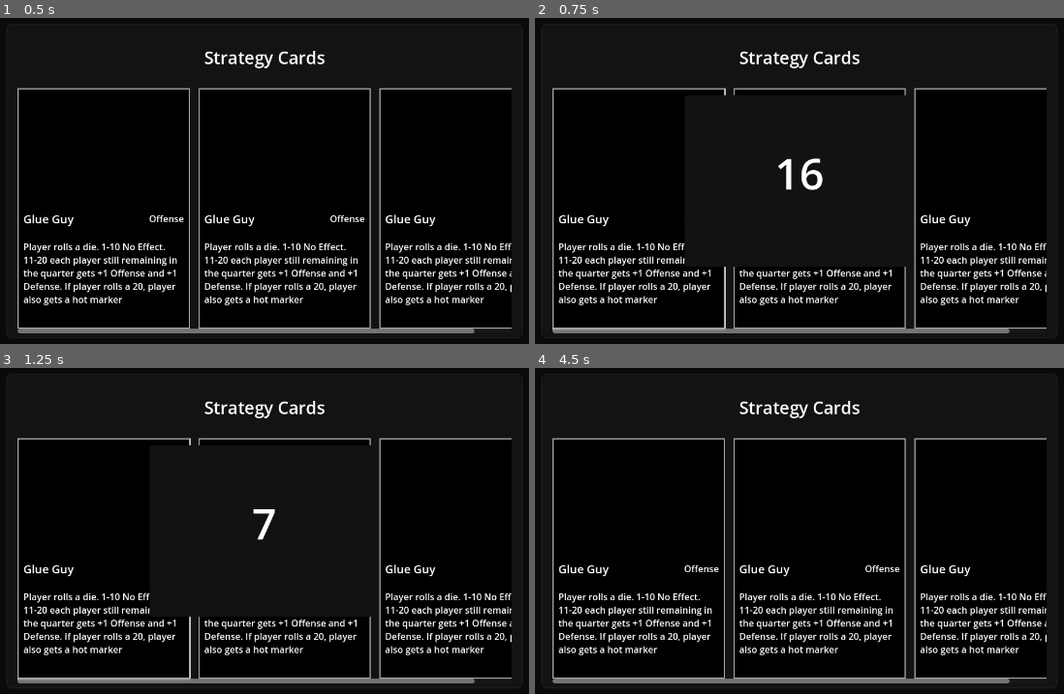
Above: before the commit, frames 1-4 (two rows, left to right).
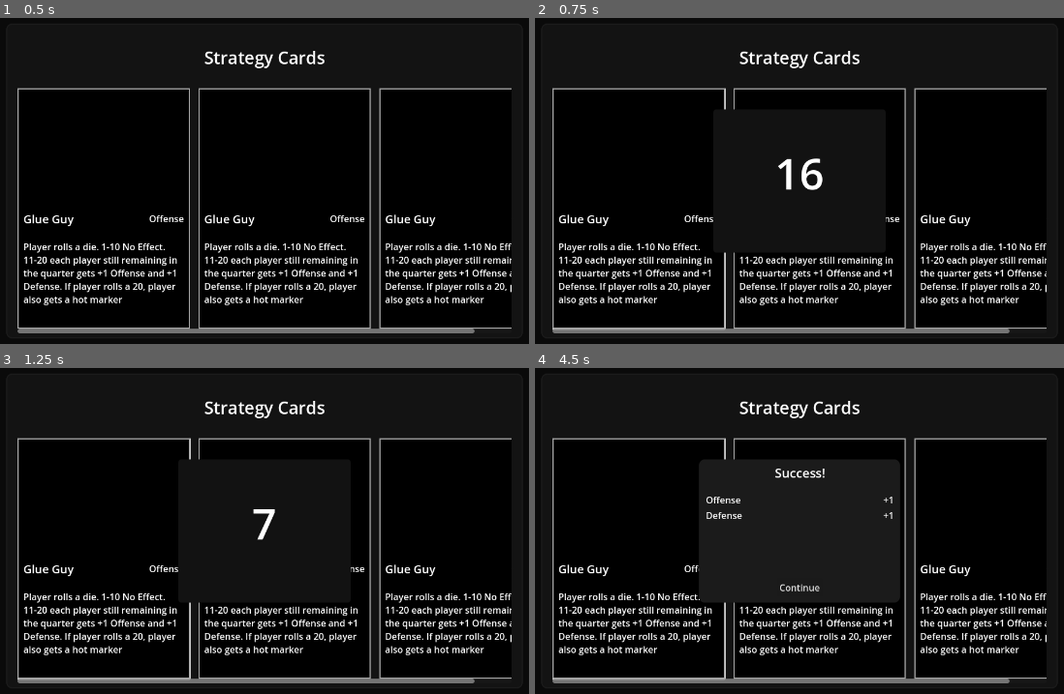
Above: after the commit, the same moments.

Repository: david8zhang/basketball-card-game
Game: Godot game, scene res://prefabs/StrategyCardSelector.tscn
Two runs of this game, one before a commit and one after it. Both use one fixed random seed, a clock stepped at 60 frames per second and the inputs below. This scene is started directly instead of the project's main scene.
Inputs (mouse positions are in pixels of both pictures, inside the frame that each line leads up to):
- Up to frame 1 (0.5 s): no input
- Up to frame 2 (0.75 s): click (640, 207) at 0.52 s
- Up to frame 3 (1.25 s): no input
- Up to frame 4 (4.5 s): click (640, 557) at 1.27 s; click "Continue" at 2 s; click "Continue" at 2.75 s; click (640, 557) at 3.52 s; click "Continue" at 4.25 s

Frame 1 is identical in both runs. In frame 2, 0.7% of the frame differs, in the area x 28-71%, y 23-77%; in frame 3, 0.7%; in frame 4, 16%, in the area x 3-69%, y 21-96%.
Error before the commit: Parse Error: Cannot call the parent class' virtual function "_init()" because it hasn't been defined. (res://scripts/strategy/bonus/StatBonus.gd:8)

Commit message:
added window showing bonuses gained from using strategy card

Diff:
--- a/prefabs/DiceRoll.tscn
+++ b/prefabs/DiceRoll.tscn
@@ -10,16 +10,16 @@
 corner_radius_bottom_left = 5
 
 [node name="DiceRoll" type="Panel"]
-custom_minimum_size = Vector2(400, 250)
+custom_minimum_size = Vector2(300, 250)
 anchors_preset = 8
 anchor_left = 0.5
 anchor_top = 0.5
 anchor_right = 0.5
 anchor_bottom = 0.5
-offset_left = -200.0
-offset_top = -150.0
-offset_right = 200.0
-offset_bottom = 150.0
+offset_left = -150.0
+offset_top = -125.0
+offset_right = 150.0
+offset_bottom = 125.0
 grow_horizontal = 2
 grow_vertical = 2
 theme_override_styles/panel = SubResource("StyleBoxFlat_hdwtr")
--- /dev/null
+++ b/prefabs/StrategyBonuses.tscn
@@ -0,0 +1,83 @@
+[gd_scene load_steps=4 format=3 uid="uid://bd3rgepkydr13"]
+
+[ext_resource type="Script" path="res://scripts/StrategyBonuses.gd" id="1_d5bmw"]
+[ext_resource type="PackedScene" uid="uid://ekv035bqgb2t" path="res://prefabs/StrategyCardBonusLine.tscn" id="1_u20yr"]
+
+[sub_resource type="StyleBoxFlat" id="StyleBoxFlat_ppgr5"]
+bg_color = Color(0.105882, 0.105882, 0.105882, 1)
+corner_radius_top_left = 10
+corner_radius_top_right = 10
+corner_radius_bottom_right = 10
+corner_radius_bottom_left = 10
+
+[node name="StrategyBonuses" type="Panel"]
+custom_minimum_size = Vector2(350, 250)
+anchors_preset = 8
+anchor_left = 0.5
+anchor_top = 0.5
+anchor_right = 0.5
+anchor_bottom = 0.5
+offset_left = -175.0
+offset_top = -125.0
+offset_right = 175.0
+offset_bottom = 125.0
+grow_horizontal = 2
+grow_vertical = 2
+theme_override_styles/panel = SubResource("StyleBoxFlat_ppgr5")
+script = ExtResource("1_d5bmw")
+strategy_bonus_line_scene = ExtResource("1_u20yr")
+
+[node name="Label" type="Label" parent="."]
+layout_mode = 1
+anchors_preset = 5
+anchor_left = 0.5
+anchor_right = 0.5
+offset_left = -174.0
+offset_top = 8.0
+offset_right = 176.0
+offset_bottom = 42.0
+grow_horizontal = 2
+theme_override_font_sizes/font_size = 22
+text = "Success!"
+horizontal_alignment = 1
+
+[node name="MarginContainer" type="MarginContainer" parent="."]
+layout_mode = 1
+anchors_preset = 8
+anchor_left = 0.5
+anchor_top = 0.5
+anchor_right = 0.5
+anchor_bottom = 0.5
+offset_left = -173.0
+offset_top = -76.0
+offset_right = 175.0
+offset_bottom = 72.0
+grow_horizontal = 2
+grow_vertical = 2
+theme_override_constants/margin_left = 10
+theme_override_constants/margin_top = 10
+theme_override_constants/margin_right = 10
+theme_override_constants/margin_bottom = 10
+
+[node name="ScrollContainer" type="ScrollContainer" parent="MarginContainer"]
+layout_mode = 2
+horizontal_scroll_mode = 0
+
+[node name="VBoxContainer" type="VBoxContainer" parent="MarginContainer/ScrollContainer"]
+layout_mode = 2
+size_flags_horizontal = 3
+
+[node name="Button" type="Button" parent="."]
+layout_mode = 1
+anchors_preset = 7
+anchor_left = 0.5
+anchor_top = 1.0
+anchor_right = 0.5
+anchor_bottom = 1.0
+offset_left = -39.5
+offset_top = -42.0
+offset_right = 39.5
+offset_bottom = -11.0
+grow_horizontal = 2
+grow_vertical = 0
+text = "Continue"
--- /dev/null
+++ b/prefabs/StrategyCardBonusLine.tscn
@@ -0,0 +1,27 @@
+[gd_scene load_steps=2 format=3 uid="uid://ekv035bqgb2t"]
+
+[ext_resource type="Script" path="res://scripts/StrategyCardBonusLine.gd" id="1_8kgx8"]
+
+[node name="StrategyCardBonusLine" type="HBoxContainer"]
+anchors_preset = 14
+anchor_top = 0.5
+anchor_right = 1.0
+anchor_bottom = 0.5
+offset_top = -13.0
+offset_bottom = 13.0
+grow_horizontal = 2
+grow_vertical = 2
+size_flags_horizontal = 3
+script = ExtResource("1_8kgx8")
+
+[node name="Attribute" type="Label" parent="."]
+layout_mode = 2
+text = "Roll Bonus"
+
+[node name="Control" type="Control" parent="."]
+layout_mode = 2
+size_flags_horizontal = 3
+
+[node name="BonusAmount" type="Label" parent="."]
+layout_mode = 2
+text = "+2"
--- a/prefabs/StrategyCardSelector.tscn
+++ b/prefabs/StrategyCardSelector.tscn
@@ -1,8 +1,9 @@
-[gd_scene load_steps=7 format=3 uid="uid://ujdwrbx0pr12"]
+[gd_scene load_steps=8 format=3 uid="uid://ujdwrbx0pr12"]
 
 [ext_resource type="PackedScene" uid="uid://bi2ksw8anhd4v" path="res://prefabs/StrategyCard.tscn" id="1_03tvw"]
 [ext_resource type="Script" path="res://scripts/StrategyCardSelector.gd" id="1_xpjc8"]
 [ext_resource type="PackedScene" uid="uid://dwpw7m7anqr3m" path="res://prefabs/DiceRoll.tscn" id="3_lx3xh"]
+[ext_resource type="PackedScene" uid="uid://bd3rgepkydr13" path="res://prefabs/StrategyBonuses.tscn" id="4_eeguo"]
 
 [sub_resource type="StyleBoxFlat" id="StyleBoxFlat_8slut"]
 bg_color = Color(0.552941, 0.552941, 0.552941, 1)
@@ -38,6 +39,7 @@
 script = ExtResource("1_xpjc8")
 strategy_card_scene = ExtResource("1_03tvw")
 dice_roll_scene = ExtResource("3_lx3xh")
+strategy_bonuses_scene = ExtResource("4_eeguo")
 
 [node name="CloseButton" type="Button" parent="."]
 custom_minimum_size = Vector2(1350, 900)
--- a/resources/strategy/GlueGuy.tres
+++ b/resources/strategy/GlueGuy.tres
@@ -22,7 +22,7 @@
 script = ExtResource("2_wdto3")
 marker_type = 0
 num_markers = 1
-bonus_type = 0
+bonus_type = 3
 
 [sub_resource type="Resource" id="Resource_fljrd"]
 script = ExtResource("1_yp0c8")
--- /dev/null
+++ b/scripts/StrategyBonuses.gd
@@ -0,0 +1,19 @@
+class_name StrategyBonuses
+extends Panel
+
+@export var strategy_bonus_line_scene: PackedScene
+@onready var container = $MarginContainer/ScrollContainer/VBoxContainer
+@onready var continue_button = $Button
+
+signal on_close
+
+func _ready():
+	continue_button.pressed.connect(handle_close)
+
+func add_bonus_line(attr_name: String, bonus_amt: int):
+	var strategy_bonus_line = strategy_bonus_line_scene.instantiate() as StrategyCardBonusLine
+	container.add_child(strategy_bonus_line)
+	strategy_bonus_line.setup(attr_name, bonus_amt)
+
+func handle_close():
+	on_close.emit()
--- /dev/null
+++ b/scripts/StrategyCardBonusLine.gd
@@ -0,0 +1,9 @@
+class_name StrategyCardBonusLine
+extends HBoxContainer
+
+@onready var attribute_label = $Attribute as Label
+@onready var bonus_amount_label = $BonusAmount as Label
+
+func setup(attr_name: String, bonus_amt: int):
+	attribute_label.text = attr_name
+	bonus_amount_label.text = "+" + str(bonus_amt)
--- a/scripts/StrategyCardSelector.gd
+++ b/scripts/StrategyCardSelector.gd
@@ -3,10 +3,12 @@
 
 @export var strategy_card_scene: PackedScene
 @export var dice_roll_scene: PackedScene
+@export var strategy_bonuses_scene: PackedScene
 
 @onready var card_container: HBoxContainer = $MarginContainer/VBoxContainer/ScrollContainer/HBoxContainer
 @onready var close_button: Button = $CloseButton
 
+var strategy_bonuses: StrategyBonuses
 var off_player: BallPlayerCard
 var def_player: BallPlayerCard
 var matchup_container: MatchupContainer
@@ -23,90 +25,88 @@
 signal on_br_finished
 
 func _init():
-	for file_name in DirAccess.get_files_at("res://resources/strategy"):
-		if (file_name.get_extension() == "tres"):
-			var strategy_card_config = load("res://resources/strategy/" + file_name) as StrategyCardConfig
-			all_strategy_card_configs.append(strategy_card_config)
-	# on_cr_finished.connect(handle_cr_finished)
-	# on_br_finished.connect(handle_br_finished)
+  for file_name in DirAccess.get_files_at("res://resources/strategy"):
+    if file_name.get_extension() == "tres":
+      var strategy_card_config = load("res://resources/strategy/" + file_name) as StrategyCardConfig
+      all_strategy_card_configs.append(strategy_card_config)
 
 func _ready():
-	close_button.pressed.connect(on_close_selector)
-	for i in range(0, NUM_STRATEGY_CARDS):
-		var strategy_card = strategy_card_scene.instantiate() as StrategyCard
-		var random_config = all_strategy_card_configs.pick_random()
-		strategy_card.strategy_card_config = random_config
-		strategy_card.on_card_selected.connect(select_strategy_card)
-		card_container.add_child(strategy_card)
+  close_button.pressed.connect(on_close_selector)
+  for i in range(0, NUM_STRATEGY_CARDS):
+    var strategy_card = strategy_card_scene.instantiate() as StrategyCard
+    var random_config = all_strategy_card_configs.pick_random()
+    strategy_card.strategy_card_config = random_config
+    strategy_card.on_card_selected.connect(select_strategy_card)
+    card_container.add_child(strategy_card)
 
 func select_strategy_card(sc: StrategyCard):
-	selected_strategy_card = sc
-	sc.strategy_card_config.process(off_player, def_player)
-	node_results = sc.strategy_card_config.blackboard.node_results as Array[StrategyCardNode.NodeResult]
-	process_curr_node_result()
-
-# func handle_cbr_finished():
-# 	if curr_cb_result_to_process_idx == cb_results.size() - 1:
-# 		print("Finished processing all condition bonus results!")
-# 		on_close.emit()
-# 	else:
-# 		curr_cb_result_to_process_idx += 1
-# 		process_curr_cb_result()
+  selected_strategy_card = sc
+  sc.strategy_card_config.process(off_player, def_player)
+  node_results = sc.strategy_card_config.blackboard.node_results as Array[StrategyCardNode.NodeResult]
+  process_curr_node_result()
 
 func process_curr_node_result():
-	if curr_node_result_to_process_idx > node_results.size() - 1:
-		return
-	var curr_node_result = node_results[curr_node_result_to_process_idx] as StrategyCardNode.NodeResult
-	if curr_node_result.node_ref.node_type == StrategyCardNode.NodeType.BONUS:
-		print("Processing bonus")
-		pass
-	elif curr_node_result.node_ref.node_type == StrategyCardNode.NodeType.ACTION:
-		process_action_node_result(curr_node_result)
-	else:
-		curr_node_result_to_process_idx += 1
-		process_curr_node_result()
+  if curr_node_result_to_process_idx > node_results.size() - 1:
+    return
+  var curr_node_result = node_results[curr_node_result_to_process_idx] as StrategyCardNode.NodeResult
+  if curr_node_result.node_ref.node_type == StrategyCardNode.NodeType.BONUS:
+    process_bonus_node_result(curr_node_result)
+  elif curr_node_result.node_ref.node_type == StrategyCardNode.NodeType.ACTION:
+    process_action_node_result(curr_node_result)
+  else:
+    curr_node_result_to_process_idx += 1
+    process_curr_node_result()
+
+func process_bonus_node_result(curr_node_result):
+  var node = curr_node_result.node_ref as StrategyCardBonusNode
+  if strategy_bonuses == null:
+    strategy_bonuses = strategy_bonuses_scene.instantiate() as StrategyBonuses
+    add_child(strategy_bonuses)
+    var callable = Callable(self, "apply_bonuses")
+    strategy_bonuses.on_close.connect(callable)
+  match (node.bonus_type):
+    StrategyCardBonusNode.BonusType.STAT:
+      var stat_bonus = node as StatBonus
+      if stat_bonus.off_bonus_amount > 0:
+        strategy_bonuses.add_bonus_line("Offense", stat_bonus.off_bonus_amount)
+      if stat_bonus.def_bonus_amount > 0:
+        strategy_bonuses.add_bonus_line("Defense", stat_bonus.def_bonus_amount)
+    StrategyCardBonusNode.BonusType.MARKER:
+      var marker_bonus = node as MarkerBonus
+      match (marker_bonus.marker_type):
+        MarkerBonus.MarkerType.HOT_ON_OFF:
+          strategy_bonuses.add_bonus_line("Hot markers (off)", marker_bonus.num_markers)
+        MarkerBonus.MarkerType.COLD_ON_OFF:
+          strategy_bonuses.add_bonus_line("Cold markers (off)", marker_bonus.num_markers)
+        MarkerBonus.MarkerType.HOT_ON_DEF:
+          strategy_bonuses.add_bonus_line("Hot markers (def)", marker_bonus.num_markers)
+        MarkerBonus.MarkerType.COLD_ON_DEF:
+          strategy_bonuses.add_bonus_line("Cold markers (def)", marker_bonus.num_markers)
+  curr_node_result_to_process_idx += 1
+  process_curr_node_result()
+
+func apply_bonuses():
+  pass
 
 func process_action_node_result(curr_node_result: StrategyCardNode.NodeResult):
-	var node = curr_node_result.node_ref as StrategyCardActionNode
-	match (node.action_type):
-		StrategyCardActionNode.ActionType.ROLL_DICE:
-			var roll_dice_action = node as RollDiceAction
-			show_dice_roll(roll_dice_action)
+  var node = curr_node_result.node_ref as StrategyCardActionNode
+  match (node.action_type):
+    StrategyCardActionNode.ActionType.ROLL_DICE:
+      var roll_dice_action = node as RollDiceAction
+      show_dice_roll(roll_dice_action)
 
 func show_dice_roll_result(dice_roll_window: DiceRoll):
-	dice_roll_window.queue_free()
-	curr_node_result_to_process_idx += 1
-	process_curr_node_result()
+  dice_roll_window.queue_free()
+  curr_node_result_to_process_idx += 1
+  process_curr_node_result()
 
 func show_dice_roll(roll_dice_action: RollDiceAction):
-	var dice_roll_window = dice_roll_scene.instantiate() as DiceRoll
-	add_child(dice_roll_window)
-	dice_roll_window.configure_dice_roll(roll_dice_action)
-	dice_roll_window.roll_value(roll_dice_action.dice_roll_result)
-	var callable = Callable(self, "show_dice_roll_result").bind(dice_roll_window)
-	dice_roll_window.on_roll_complete.connect(callable)
-
-# func handle_br_finished():
-# 	if curr_b_result_to_process_idx == b_results.size() - 1 or b_results.is_empty():
-# 		handle_cbr_finished()
-# 	else:
-# 		curr_b_result_to_process_idx += 1
-# 		process_curr_bonus()
-
-# func process_curr_bonus():
-# 	if b_results.size() > 0:
-# 		var bonus_result = b_results[curr_b_result_to_process_idx] as StrategyCardBonus.BonusResult
-# 		match bonus_result.bonus_type:
-# 			StrategyCardBonus.StrategyCardBonusType.ROLL:
-# 				var roll_br = bonus_result as RollBonus.RollBonusResult
-# 				add_roll_bonus(roll_br)
-# 	else:
-# 		on_br_finished.emit()
-
-# func add_roll_bonus(roll_br: RollBonus.RollBonusResult):
-# 	var bonus_amount = roll_br.roll_bonus_amount
-# 	matchup_container.set_roll_bonus_from_strat(bonus_amount, selected_strategy_card.strategy_card_config)
-# 	on_br_finished.emit()
+  var dice_roll_window = dice_roll_scene.instantiate() as DiceRoll
+  add_child(dice_roll_window)
+  dice_roll_window.configure_dice_roll(roll_dice_action)
+  dice_roll_window.roll_value(roll_dice_action.dice_roll_result)
+  var callable = Callable(self, "show_dice_roll_result").bind(dice_roll_window)
+  dice_roll_window.on_roll_complete.connect(callable)
 
 func on_close_selector():
-	on_close.emit()
+  on_close.emit()
--- a/scripts/strategy/StrategyCardBonusNode.gd
+++ b/scripts/strategy/StrategyCardBonusNode.gd
@@ -12,7 +12,10 @@
 
 @export var bonus_type: BonusType
 
+func _init():
+  node_type = StrategyCardNode.NodeType.BONUS
+
 func process(blackboard):
-	var bonus_result = StrategyCardNode.NodeResult.new(StrategyCardNode.NodeResultType.SUCCESS, self)
-	blackboard.node_results.append(bonus_result)
-	return StrategyCardNode.NodeResultType.SUCCESS
+  var bonus_result = StrategyCardNode.NodeResult.new(StrategyCardNode.NodeResultType.SUCCESS, self)
+  blackboard.node_results.append(bonus_result)
+  return StrategyCardNode.NodeResultType.SUCCESS
--- a/scripts/strategy/bonus/MarkerBonus.gd
+++ b/scripts/strategy/bonus/MarkerBonus.gd
@@ -8,9 +8,9 @@
   COLD_ON_DEF
 }
 
+@export var marker_type: MarkerType
+@export var num_markers := 0
+
 func _init():
   super._init()
   bonus_type = StrategyCardBonusNode.BonusType.MARKER
-
-@export var marker_type: MarkerType
-@export var num_markers := 0
Not shown, removed: scripts/BallPlayerCard.gd.uid
Not shown, removed: scripts/Game.gd.uid
Not shown, removed: scripts/Team.gd.uid
